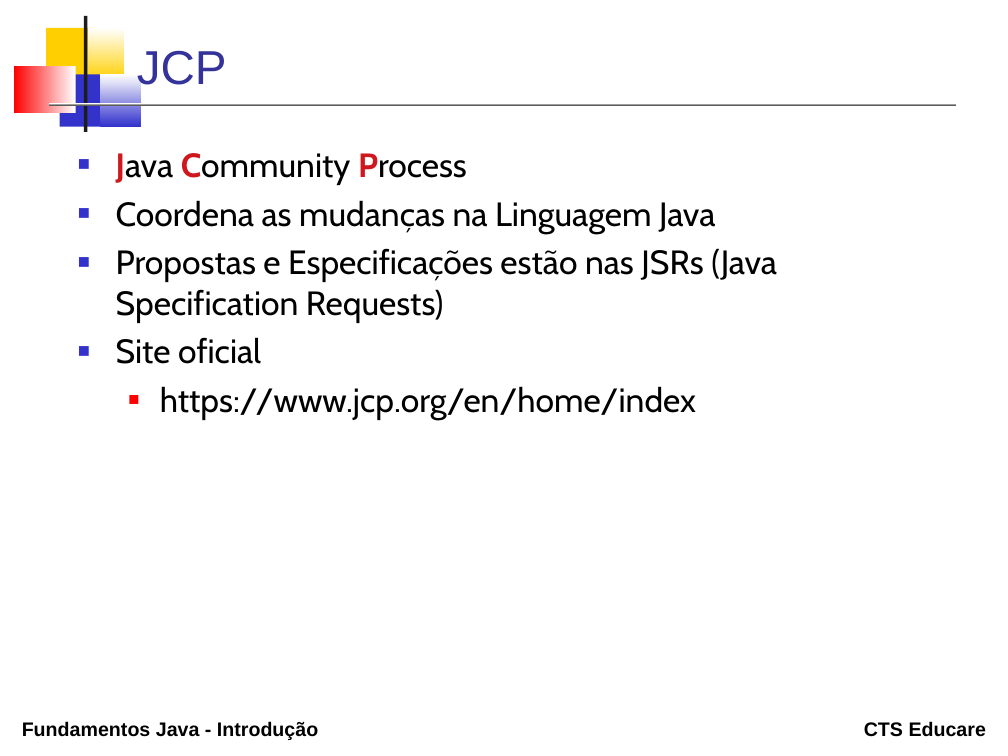
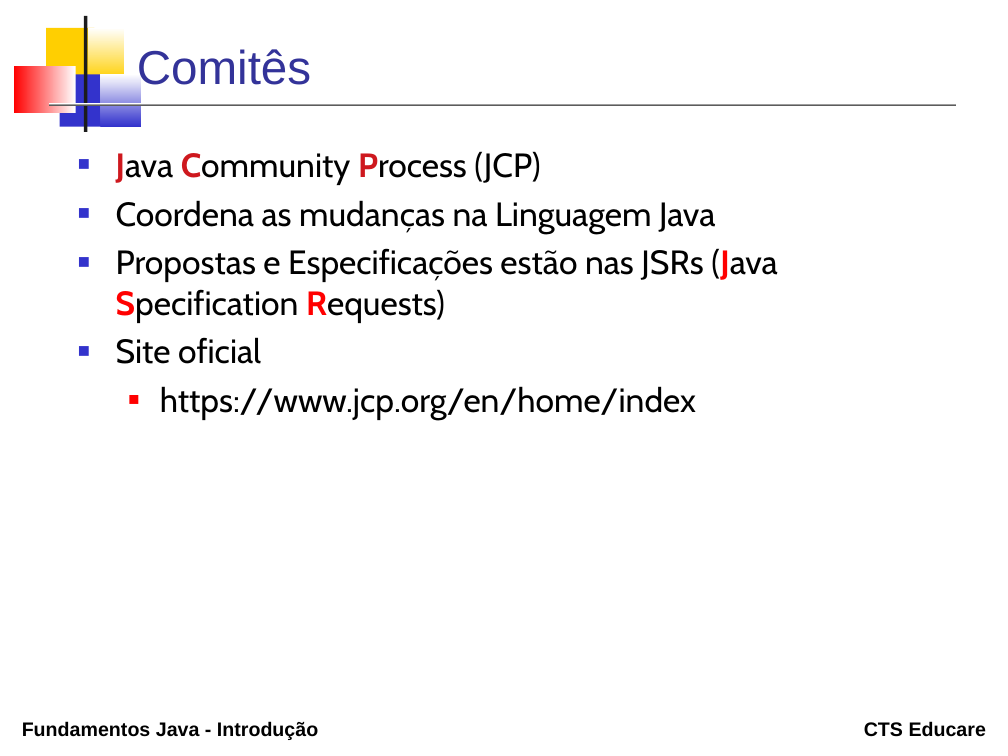
Before and after one commit to erosvitor/curso-java-fundamentos, a slide deck: slide 7 of topicos/01_introducao/Introducao.odp. Drawn at 1008x756 pixels with LibreOffice and Linux fonts; fonts in the diff are those of the drawing. Boxes give left, top, right and bottom in pixels: in the first picture for what was removed or moved away, otherwise in the second. Text is boxed around its words. In the diff, an @@ line names an element or a change of style, - is before the commit and + after.

```diff
--- a/topicos/01_introducao/Introducao.odp
+++ b/topicos/01_introducao/Introducao.odp
@@ title at [137, 49, 311, 93]: text changed @@
-JCP
+Comitês
@@ text at [116, 151, 540, 185]: text changed @@
-■ Java Community Process
+■ Java Community Process (JCP)
@@ text at [116, 248, 778, 323]: text colour #000000 to #FF0000, bold on in "(Java Specification Requests)" @@
```
Also in this commit, not shown: 6 other slides changed, 18 other files.
